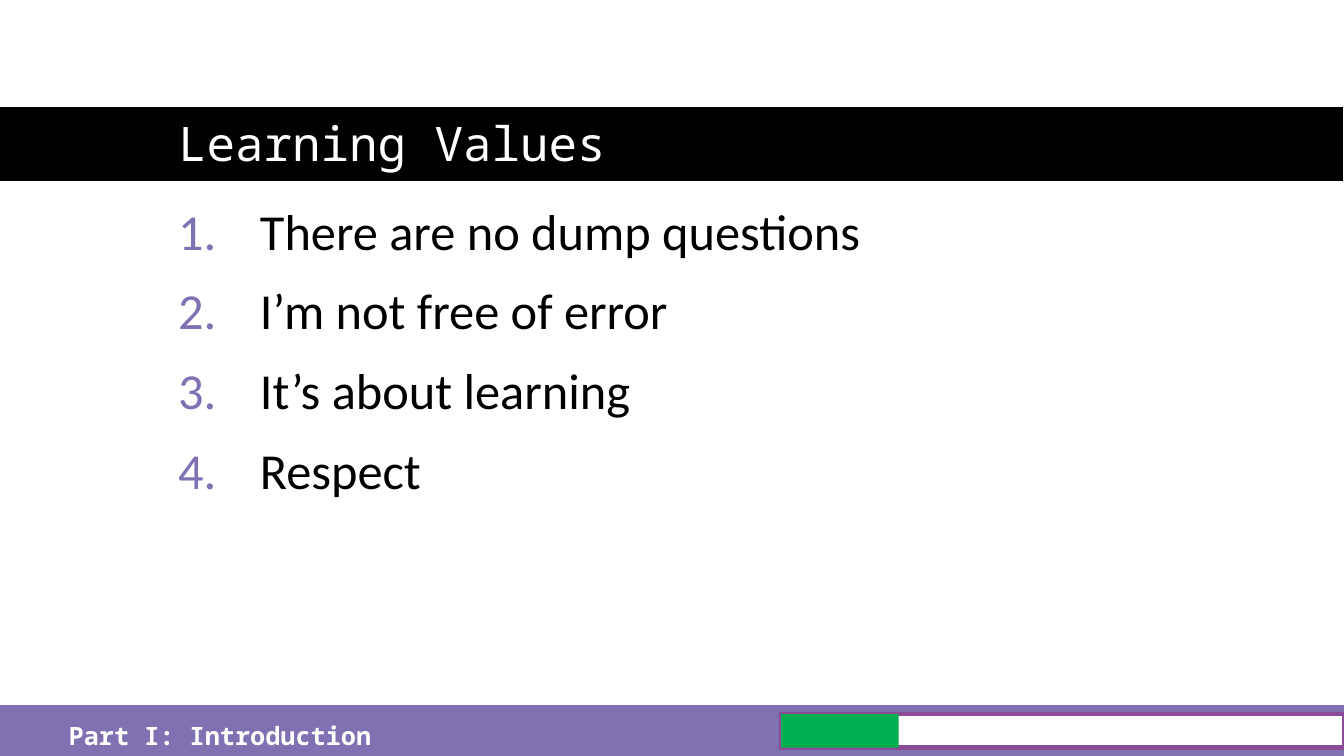
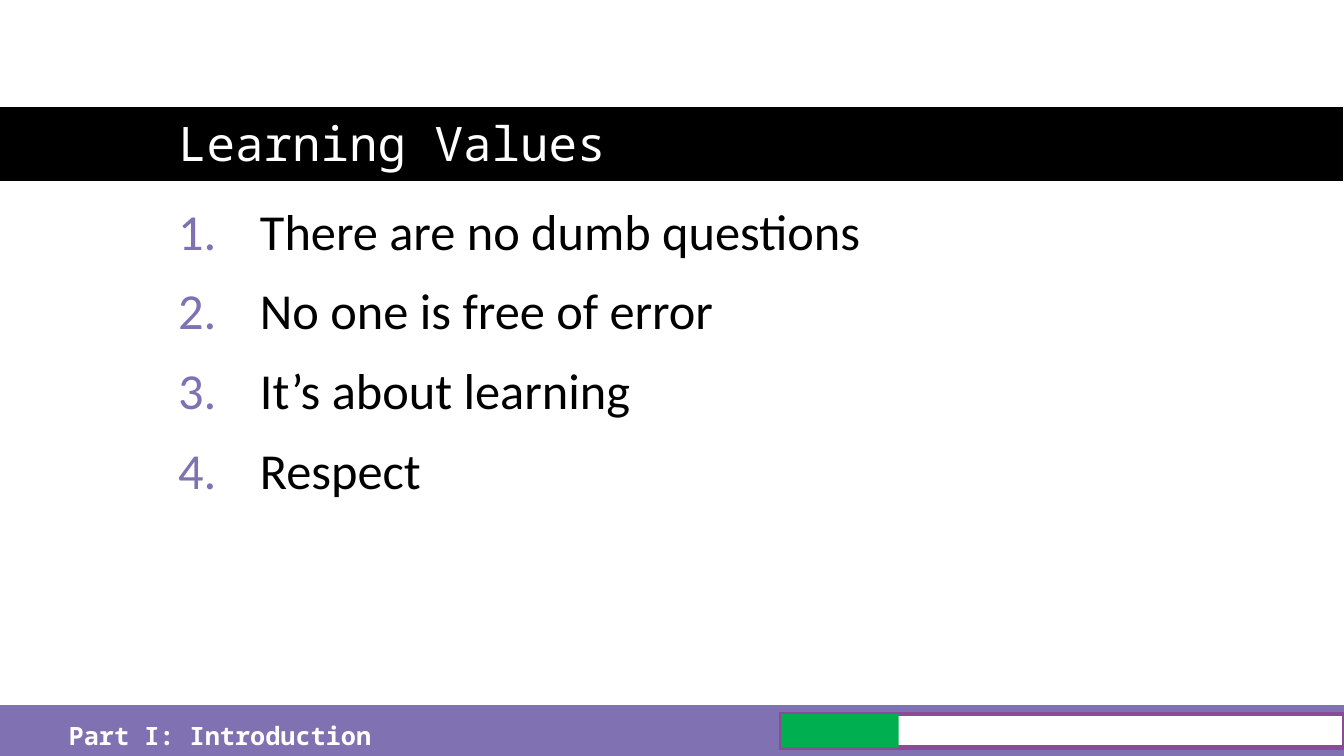
Before and after one commit to just-the-benno/BlazQ, a slide deck: slide 12 of episode1/media/slides-episode-1.pptx. Drawn at 1344x756 pixels with LibreOffice and Linux fonts; fonts in the diff are those of the drawing; background and template pictures are left out. Boxes give left, top, right and bottom in pixels: in the first picture for what was removed or moved away, otherwise in the second. Text is boxed around its words. In the diff, an @@ line names an element or a change of style, - is before the commit and + after.

Commit message:
updating slides for ep 01

```diff
--- a/episode1/media/slides-episode-1.pptx
+++ b/episode1/media/slides-episode-1.pptx
@@ text at (260,215,860,330): text changed @@
-1. There are no dump questions
-2. I’m not free of error
+1. There are no dumb questions
+2. No one is free of error
```
Also in this commit, not shown: 1 other file.
